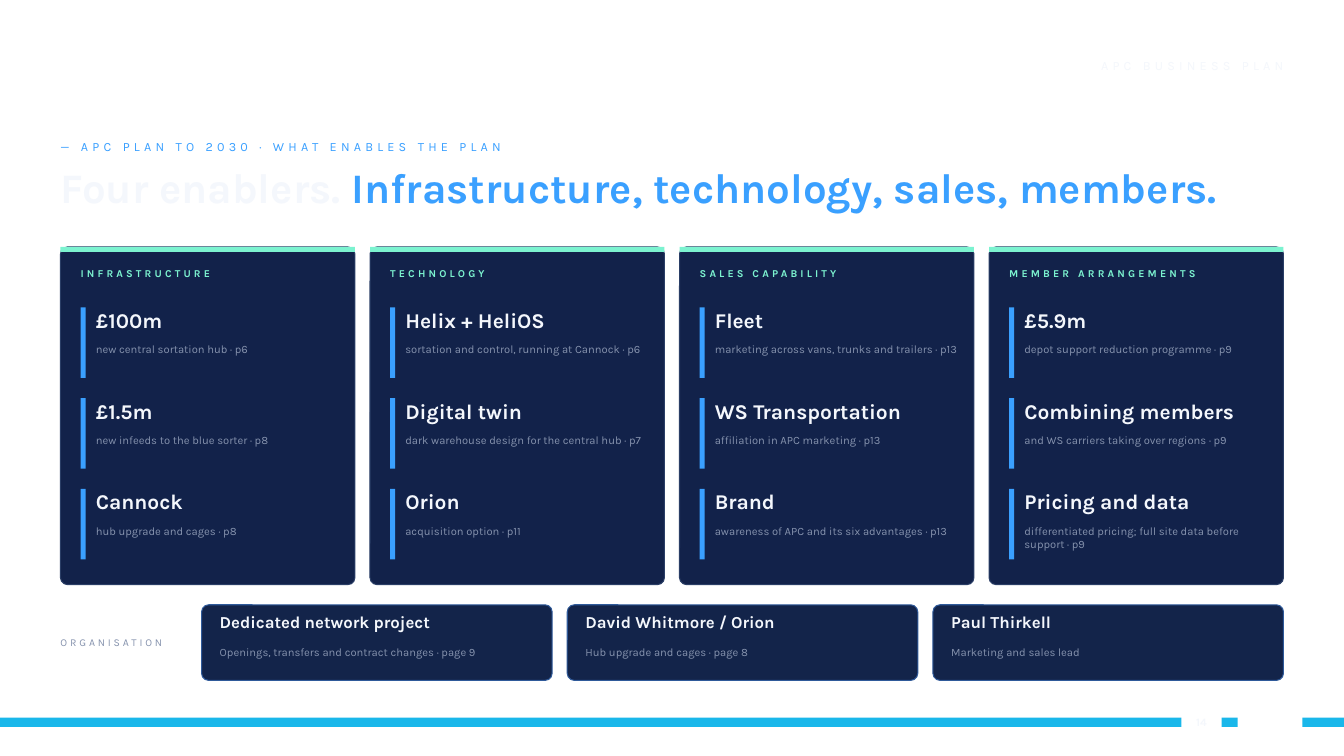
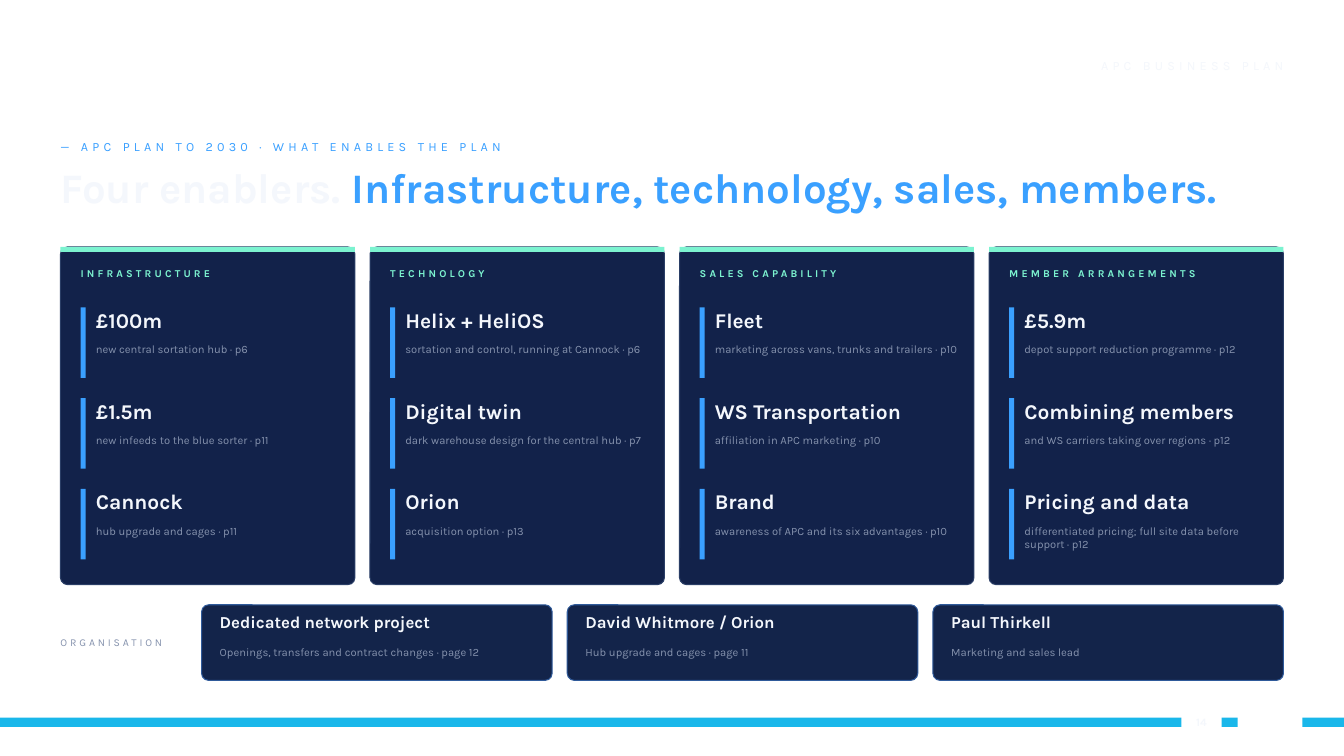
Before and after one commit to dannygrigg/orion-final-1605, a slide deck: slide 14 of share/apc-cannock-phase2-v4/presentation.pptx. Drawn at 1344x756 pixels with LibreOffice and Linux fonts; fonts in the diff are those of the drawing; background and template pictures are left out. Boxes give left, top, right and bottom in pixels: in the first picture for what was removed or moved away, otherwise in the second. Text is boxed around its words. In the diff, an @@ line names an element or a change of style, - is before the commit and + after.

```diff
--- a/share/apc-cannock-phase2-v4/presentation.pptx
+++ b/share/apc-cannock-phase2-v4/presentation.pptx
@@ text at <box>715,345,957,356</box>: text changed @@
-marketing across vans, trunks and trailers · p13
+marketing across vans, trunks and trailers · p10
@@ text at <box>1024,345,1236,356</box>: text changed @@
-depot support reduction programme · p9
+depot support reduction programme · p12
@@ text at <box>96,436,269,446</box>: text changed @@
-new infeeds to the blue sorter · p8
+new infeeds to the blue sorter · p11
@@ text at <box>1024,436,1231,447</box>: text changed @@
-and WS carriers taking over regions · p9
+and WS carriers taking over regions · p12
@@ text at <box>96,527,237,538</box>: text changed @@
-hub upgrade and cages · p8
+hub upgrade and cages · p11
@@ text at <box>405,527,524,538</box>: text changed @@
-acquisition option · p11
+acquisition option · p13
@@ text at <box>715,527,947,538</box>: text changed @@
-awareness of APC and its six advantages · p13
+awareness of APC and its six advantages · p10
@@ text at <box>1024,527,1239,551</box>: text changed @@
-differentiated pricing; full site data before support · p9
+differentiated pricing; full site data before support · p12
@@ text at <box>220,648,479,659</box>: text changed @@
-Openings, transfers and contract changes · page 9
+Openings, transfers and contract changes · page 12
@@ text at <box>585,648,748,659</box>: text changed @@
-Hub upgrade and cages · page 8
+Hub upgrade and cages · page 11
```
Also in this commit, not shown: 1 other slide changed, 2 other files.
